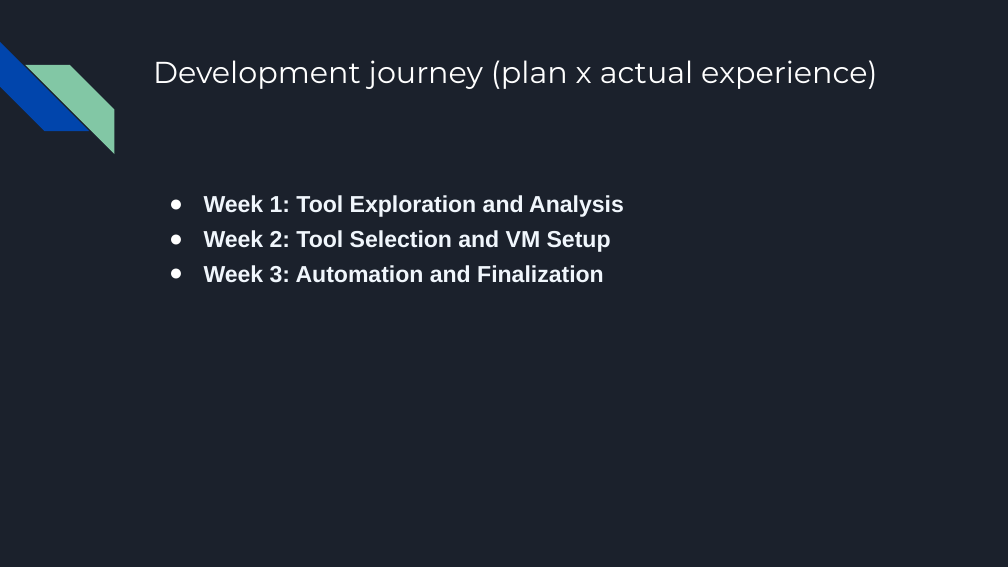
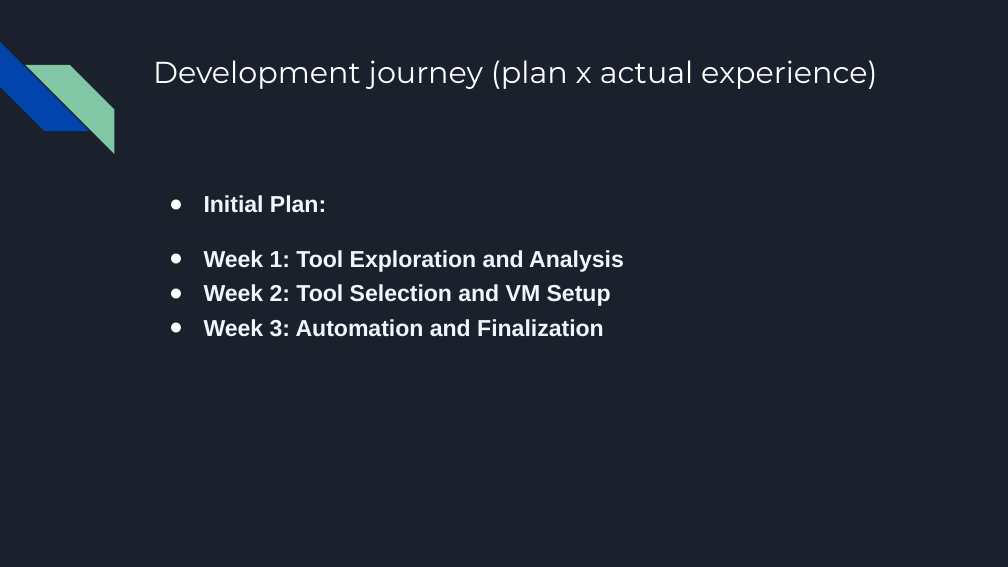
Before and after one commit to 4lex16/UnixProject, a slide deck: slide 6 of System Monitoring and Managing (1).pptx. Drawn at 1008x567 pixels with LibreOffice and Linux fonts; fonts in the diff are those of the drawing. Boxes give left, top, right and bottom in pixels: in the first picture for what was removed or moved away, otherwise in the second. Text is boxed around its words. In the diff, an @@ line names an element or a change of style, - is before the commit and + after.

```diff
--- a/System Monitoring and Managing (1).pptx
+++ b/System Monitoring and Managing (1).pptx
@@ text at box(204, 195, 326, 212): paragraph added @@
+● Initial Plan:
```
Also in this commit, not shown: 7 other slides changed, 1 slide added, 1 slide removed.
